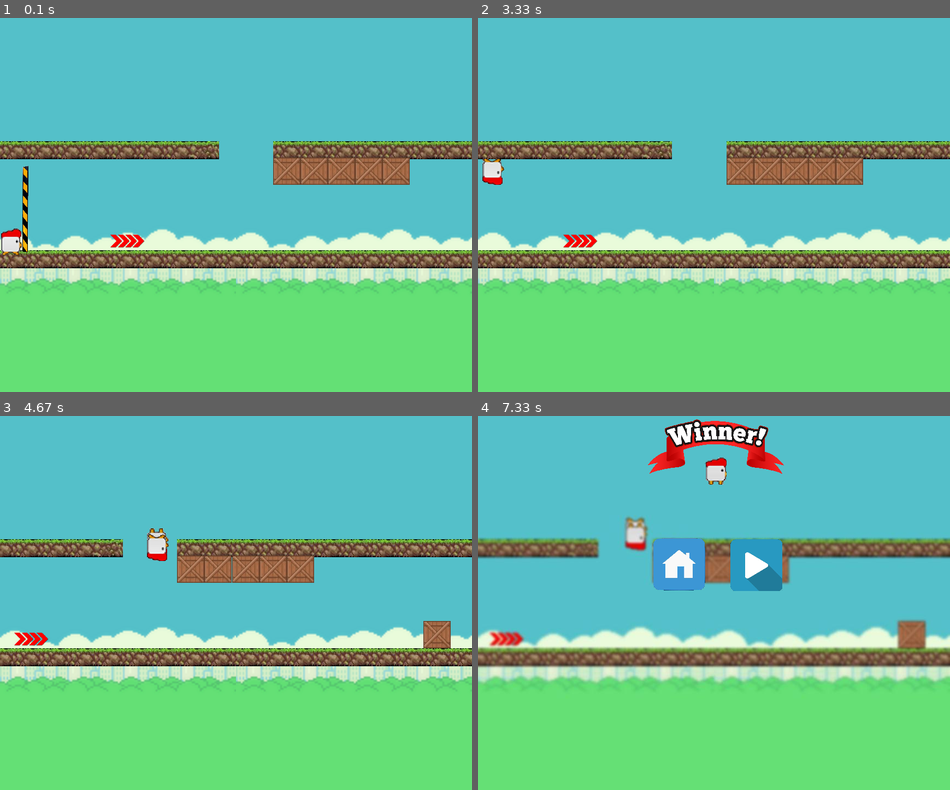
Above: before the commit, frames 1-4 (two rows, left to right).
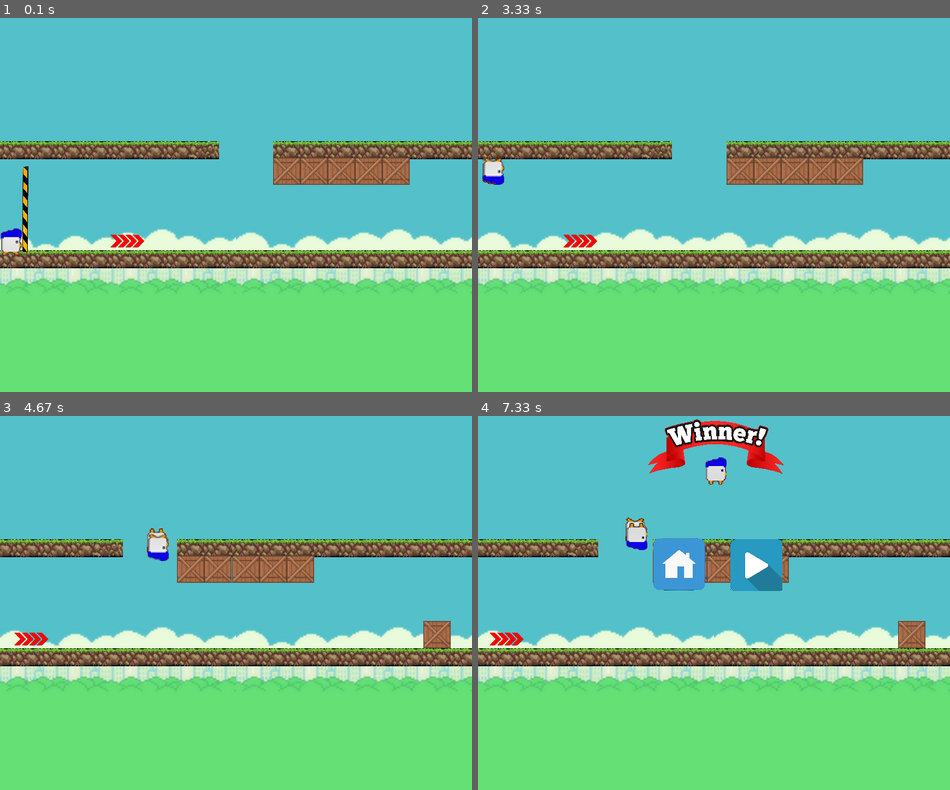
Above: after the commit, the same moments.

Repository: shugaibov-valy/ChickenRun-Pygame2
Game: pygame game, started from main.py
The game is run twice, just before and just after one commit, with the same random seed, the same clock (stepped at 60 frames per second) and the same inputs.
Inputs:
- Up to frame 1 (0.1 s): no input
- Up to frame 2 (3.33 s): tap W at 0.33 s; tap S at 0.67 s; hold Up 1.5-1.97 s; hold Down 2-2.37 s; hold Up 2.4-2.7 s; hold Down 2.73-3.03 s; hold Up from 3.07 s (still down); hold W from 3.07 s (still down)
- Up to frame 3 (4.67 s): release Up at 3.43 s; release W at 3.43 s; hold Down 3.47-3.83 s; hold S 3.47-3.83 s; hold Up 3.87-4.17 s; hold W 3.87-4.17 s
- Up to frame 4 (7.33 s): no input

The runs differ from the first frame. In frame 1, 0.1% of the frame differs, in the area x 0-5%, y 56-64%; in frame 2, 0.2%; in frame 3, 0.2%; in frame 4, 5.9%, in the area x 0-100%, y 0-72%.

Commit message:
Add winner banner, game over music

Diff:
--- a/main.py
+++ b/main.py
@@ -14,20 +14,24 @@
 count_UP1 = 0
 count_DOWN1 = 0
 finish = 0
-
-
+winner = 0
+d = 0
 def main():
+    global d
+    d = 0
+    global winner
     global finish
     global isUP1
     global isUP
     global count_UP
-    global count_DoWN
+    global count_DOWN
     start = pygame.mixer.Channel(0)
     fon = pygame.mixer.Channel(1)
     jump_hero = pygame.mixer.Channel(2)
     hero_in_air = pygame.mixer.Channel(3)
     end = pygame.mixer.Channel(4)
     arrow = pygame.mixer.Channel(5)
+    win = pygame.mixer.Channel(6)
     start_go = pygame.mixer.Sound('music/3, 2, 1.wav')
     fon_music = pygame.mixer.Sound('music/fon.wav')
     fon_music.set_volume(0.3)
@@ -35,6 +39,7 @@
     in_air = pygame.mixer.Sound('music/hero_in_air.wav')
     end_game = pygame.mixer.Sound('music/end_game.wav')
     arrow_player = pygame.mixer.Sound('music/arrow.wav')
+    winner_mus = pygame.mixer.Sound('music/winner.wav')
     start.play(start_go)
     fon.play(fon_music)
 
@@ -43,7 +48,7 @@
     Bird_update = 10
     screen_width = 864
     screen_height = 760
-
+    d = 0
     screen = pygame.display.set_mode((screen_width, screen_height))
     pygame.display.set_caption('Chicken-Run')
 
@@ -81,17 +86,29 @@
     finish_group = pygame.sprite.Group()
     arrows_group = pygame.sprite.Group()
 
-    image1 = pygame.transform.scale(load_image('Chicken-up_stay.png'), (40, 50))  # motion animation
-    image2 = pygame.transform.scale(load_image('Chicken-up_run.png'), (40, 50))  # motion animation
+    image1 = pygame.transform.scale(load_image('ChickenRed-up_stay.png'), (40, 50))  # motion animation
+    image2 = pygame.transform.scale(load_image('ChickenRed-up_run.png'), (40, 50))  # motion animation
     images_UP = []
     images_UP.append(image1)
     images_UP.append(image2)
 
-    image3 = pygame.transform.scale(load_image('Chicken-down_stay.png'), (40, 50))  # motion animation
-    image4 = pygame.transform.scale(load_image('Chicken-down_run.png'), (40, 50))  # motion animation
+    image3 = pygame.transform.scale(load_image('ChickenRed-down_stay.png'), (40, 50))  # motion animation
+    image4 = pygame.transform.scale(load_image('ChickenRed-down_run.png'), (40, 50))  # motion animation
     images_DOWN = []
     images_DOWN.append(image3)
     images_DOWN.append(image4)
+
+    image5 = pygame.transform.scale(load_image('ChickenBlue-up_stay.png'), (40, 50))  # motion animation
+    image6 = pygame.transform.scale(load_image('ChickenBlue-up_run.png'), (40, 50))  # motion animation
+    images_UP1 = []
+    images_UP1.append(image5)
+    images_UP1.append(image6)
+
+    image7 = pygame.transform.scale(load_image('ChickenBlue-down_stay.png'), (40, 50))  # motion animation
+    image8 = pygame.transform.scale(load_image('ChickenBlue-down_run.png'), (40, 50))  # motion animation
+    images_DOWN1 = []
+    images_DOWN1.append(image7)
+    images_DOWN1.append(image8)
 
     class Tile(pygame.sprite.Sprite):
         def __init__(self, tile_type, pos_x, pos_y):
@@ -187,11 +204,11 @@
                 if winner == 0:
                     winner = 'flappy'
             if pygame.sprite.spritecollideany(self, arrows_group):
-                    arrow.play(arrow_player)
-                    self.x += 240
-
+                arrow.play(arrow_player)
+                self.x += 240
 
     class Bird1(pygame.sprite.Sprite):
+
         def __init__(self, sheet, level):
             super().__init__(bird_group)
             self.frames = []
@@ -237,9 +254,8 @@
                 if winner == 0:
                     winner = 'flappy1'
             if pygame.sprite.spritecollideany(self, arrows_group):
-                    arrow.play(arrow_player)
-                    self.x += 240
-
+                arrow.play(arrow_player)
+                self.x += 240
 
     class Start_line(pygame.sprite.Sprite):
         def __init__(self, sheet, level):
@@ -304,14 +320,14 @@
         global count_UP1
         if count_UP1 == 4:
             count_UP1 = 0
-        flappy1.image = images_UP[count_UP1 // 2]
+        flappy1.image = images_UP1[count_UP1 // 2]
         count_UP1 += 1
 
     def draw_DOWN1():  # motion animation
         global count_DOWN1
         if count_DOWN1 == 4:
             count_DOWN1 = 0
-        flappy1.image = images_DOWN[count_DOWN1 // 2]
+        flappy1.image = images_DOWN1[count_DOWN1 // 2]
         count_DOWN1 += 1
 
     def load_level(filename):
@@ -353,20 +369,24 @@
         return new_player, x, y
 
     def blur_background():
-        time.sleep(1.5)
-        rect = pygame.Rect(0, 0, 864, 760)
-        sub = screen.subsurface(rect)
-        pygame.image.save(sub, "screenshot.jpg")
-        im = Image.open('screenshot.jpg')
-        im = im.filter(ImageFilter.GaussianBlur(radius=2))  # Blur background screenshot
-        im.save('screenshot.jpg')
-        bg = pygame.image.load('screenshot.jpg')
-        screen.blit(bg, (0, 0))
+        global d
+        if d == 0:
+            time.sleep(1.5)
+            print(d)
+            rect = pygame.Rect(0, 0, 864, 760)
+            sub = screen.subsurface(rect)
+            pygame.image.save(sub, "screenshot.jpg")
+            im = Image.open('screenshot.jpg')
+            im = im.filter(ImageFilter.GaussianBlur(radius=2))  # Blur background screenshot
+            im.save('screenshot.jpg')
+            bg = pygame.image.load('screenshot.jpg')
+            screen.blit(bg, (0, 0))
+            d += 1
 
     bird_group = pygame.sprite.Group()
     level_map = load_level('map.txt')
-    flappy = Bird(pygame.transform.scale(load_image('Chicken-down_stay.png'), (40, 50)), level_map)
-    flappy1 = Bird1(pygame.transform.scale(load_image('Chicken-down_stay.png'), (40, 50)), level_map)
+    flappy = Bird(pygame.transform.scale(load_image('ChickenRed-down_stay.png'), (40, 50)), level_map)
+    flappy1 = Bird1(pygame.transform.scale(load_image('ChickenBlue-down_stay.png'), (40, 50)), level_map)
     start_line = Start_line(
         pygame.transform.rotate(pygame.transform.scale(load_image('Start-line.png'), (170, 150)), 90),
         level_map)
@@ -374,7 +394,7 @@
     bird_group.add(flappy1)
     start_group.add(start_line)
 
-    winner = 0
+
     map_speed = 1
     start = 1  # start line close
     run = True
@@ -384,7 +404,9 @@
     home_img = pygame.transform.scale(pygame.image.load('data/home.png'), (110, 110))
     restart_button = Button(screen_width // 2 + 30, screen_height // 2 - 80, restart_img)
     home_button = Button(screen_width // 2 - 120, screen_height // 2 - 90, home_img)
-
+    blur = 0
+    d = 0
+    w = 0
     while run:
         clock.tick(fps)
         if finish == 0:
@@ -393,50 +415,49 @@
                 fon_music.set_volume(0)
                 lose = 1
                 finish = 1
+                winner = 'flappy1'
+                blur_background()
+
+            if flappy.y <= 265 and lose == 0:
+                hero_in_air.play(in_air)
+                fon_music.set_volume(0)
+                lose = 1
+                finish = 1
+                winner = 'flappy1'
+                blur_background()  # blur
+            if flappy.y >= 510 and lose == 0:
+                hero_in_air.play(in_air)
+                fon_music.set_volume(0)
+                lose = 1
+                finish = 1
+                winner = 'flappy1'
+                blur_background()  # blur
+
+            if flappy1.x < 0 and lose == 0:
+                hero_in_air.play(in_air)
+                fon_music.set_volume(0)
+                lose = 1
+                finish = 1
                 winner = 'flappy'
                 blur_background()  # blur
-            if flappy.y <= 265 and lose == 0 and finish == 0:
-                hero_in_air.play(in_air)
-                fon_music.set_volume(0)
-                lose = 1
-                finish = 1
-                winner = 'flappy'
-                blur_background()  # blur
-            if flappy.y >= 510 and lose == 0 and finish == 0:
-                hero_in_air.play(in_air)
-                fon_music.set_volume(0)
-                lose = 1
-                finish = 1
-                winner = 'flappy'
-                blur_background()  # blur
-
-
-            if flappy1.x < 0 and lose == 0:
-                hero_in_air.play(in_air)
-                fon_music.set_volume(0)
-                lose = 1
-                finish = 1
-                winner = 'flappy1'
-                blur_background()  # blur
+
             if flappy1.y <= 265 and lose == 0 and finish == 0:
                 hero_in_air.play(in_air)
                 fon_music.set_volume(0)
                 lose = 1
                 finish = 1
-                winner = 'flappy1'
+                winner = 'flappy'
                 blur_background()  # blur
             elif flappy1.y >= 510 and lose == 0 and finish == 0:
                 hero_in_air.play(in_air)
                 fon_music.set_volume(0)
                 lose = 1
                 finish = 1
-                winner = 'flappy1'
+                winner = 'flappy'
                 blur_background()  # blur
-
 
             flappy.update()
             flappy1.update()
-
 
             if isUP1 == False:
                 draw_DOWN1()
@@ -488,12 +509,16 @@
             win_baner = pygame.transform.scale(pygame.image.load('data/win_baner.png'), (250, 100))
             screen.blit(win_baner, (310, 80))
             if winner == 'flappy':
-                flapp = pygame.transform.scale(pygame.image.load('data/Chicken-down_stay.png'), (40, 50))
+                flapp = pygame.transform.scale(pygame.image.load('data/ChickenRed-down_stay.png'), (40, 50))
                 screen.blit(flapp, (415, 150))
 
             elif winner == 'flappy1':
-                flapp = pygame.transform.scale(pygame.image.load('data/Chicken-down_stay.png'), (40, 50))
+                flapp = pygame.transform.scale(pygame.image.load('data/ChickenBlue-down_stay.png'), (40, 50))
                 screen.blit(flapp, (415, 150))
+            if w == 0:
+                win.play(winner_mus)
+                w += 1
+            winner = 0
             flappy = 0
             flappy1 = 0
 
Binary file added: data/ChickenBlue-down_run.png
Binary file added: data/ChickenBlue-down_stay.png
Binary file added: data/ChickenBlue-up_run.png
Binary file added: data/ChickenBlue-up_stay.png
Renamed: data/Chicken-down_run.png -> data/ChickenRed-down_run.png
Renamed: data/Chicken-down_stay.png -> data/ChickenRed-down_stay.png
Renamed: data/Chicken-up_run.png -> data/ChickenRed-up_run.png
Renamed: data/Chicken-up_stay.png -> data/ChickenRed-up_stay.png
Binary file added: data/water.png
Binary file changed: screenshot.jpg
